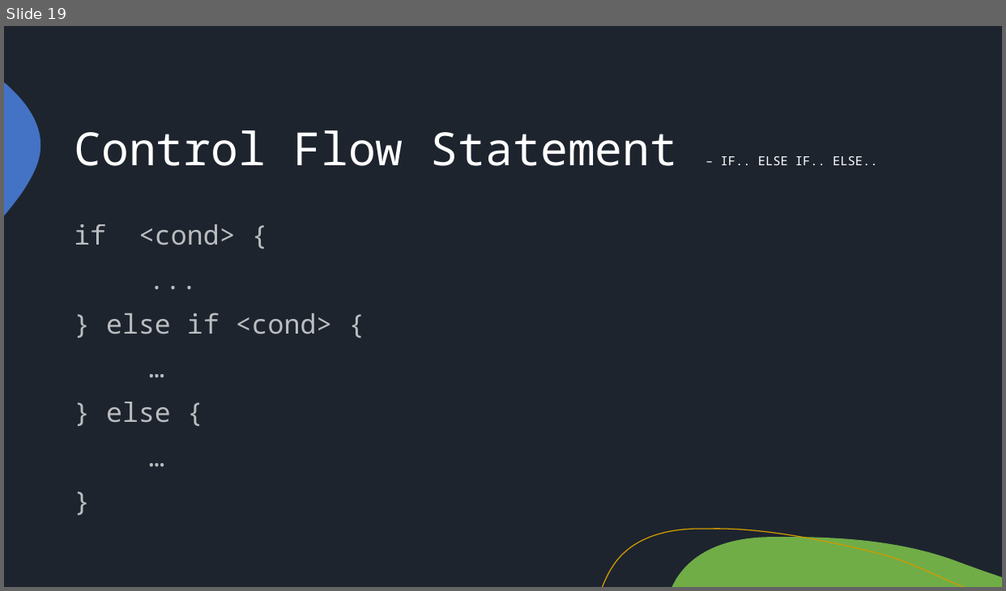
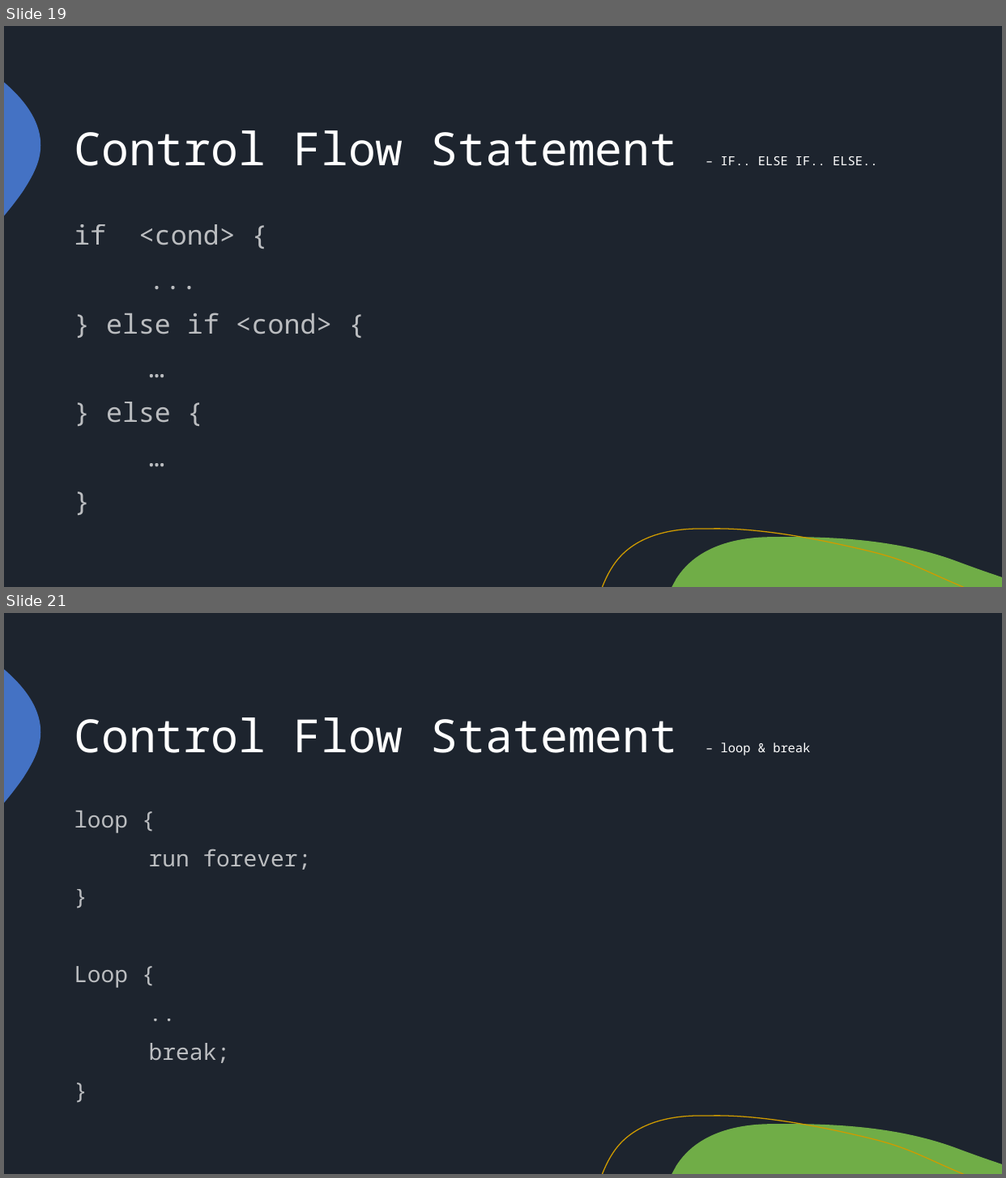
Before and after one commit to sakthishanmugam02/rust-lang, a slide deck: rust-lang.pptx. Shown one above the other, each under a label of ours: slide 19 before the commit, slides 19 and 21 after it; the slides between them are not shown. The pictures are 1006x591 and 1006x1178 pixels, drawn with LibreOffice and Linux fonts; fonts in the diff are those of the drawing. Boxes give left, top, right and bottom in pixels: in the first picture for what was removed or moved away, otherwise in the second. Text is boxed around its words. In the diff, an @@ line names an element or a change of style, - is before the commit and + after.

Commit message:
control statements - loop, while and for

```diff
--- a/rust-lang.pptx
+++ b/rust-lang.pptx
@@ slide 21 added at <box>4,613,1002,1174</box>, background #1D242E; not listed: 3 template elements that a slide beside it also shows @@
@@ title added at <box>74,717,810,756</box>, 44 pt, text #FFFFFF @@
+Control Flow Statement – loop & break
@@ text added at <box>74,811,312,1063</box>, 21.7 pt, text #FFFFFF at 70% opacity @@
+loop {
+run forever;
+}
+Loop {
+..
+break;
+}
```
Also in this commit, not shown: 3 other slides added, 59 other files.
